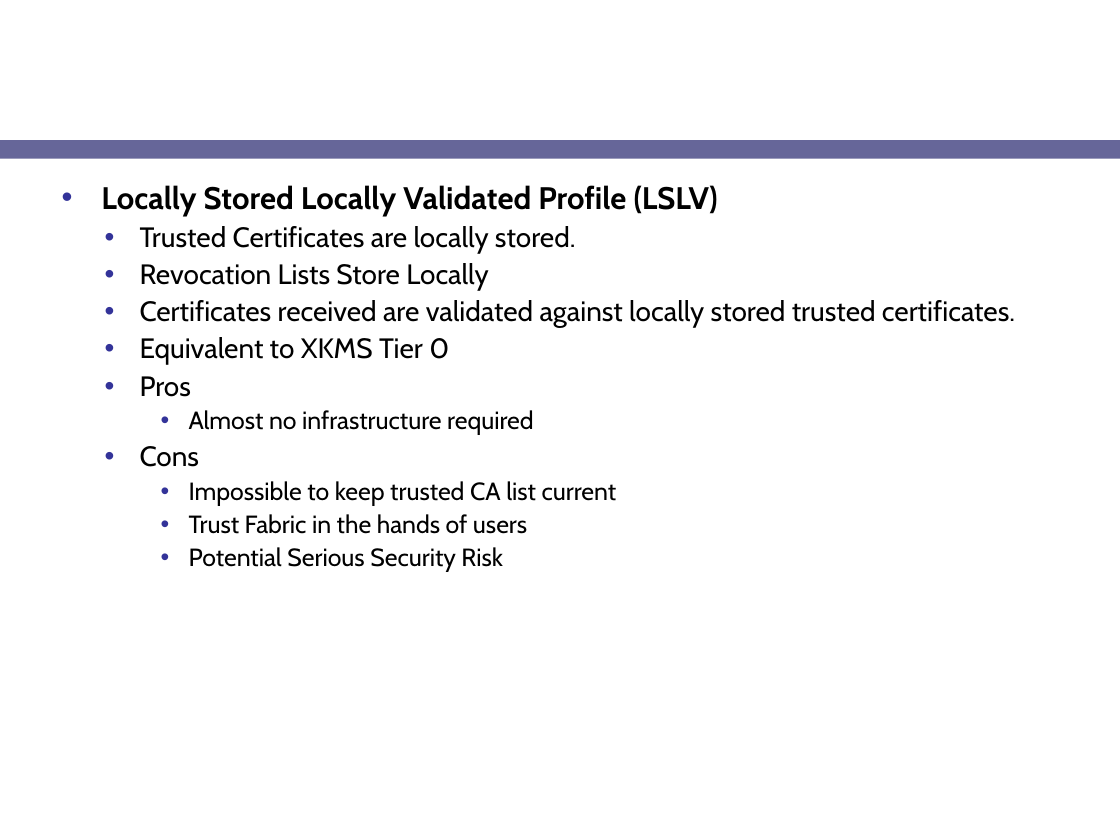
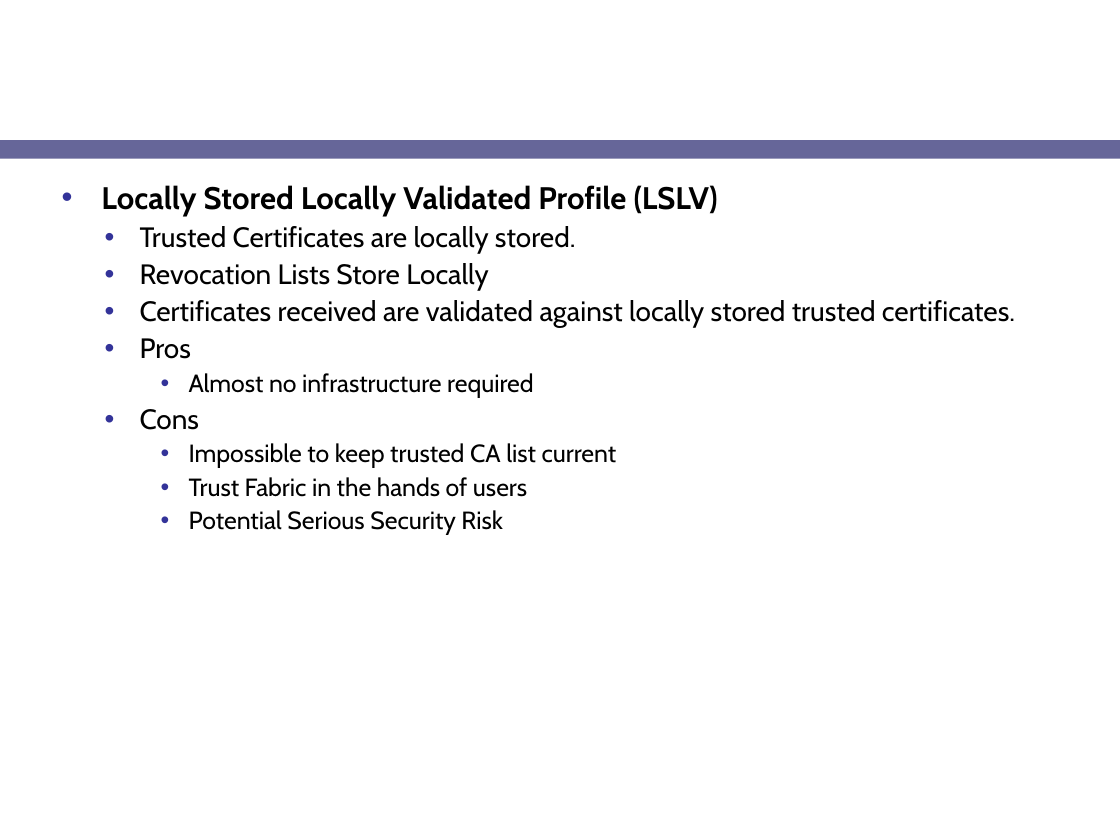
Before and after one commit to NCIP/cagrid-portal, a slide deck: slide 7 of cagrid-1-0/Documentation/presentations/security/gts/gts-pki-2007.ppt (slide 10 before the commit). Drawn at 1120x840 pixels with LibreOffice and Linux fonts; fonts in the diff are those of the drawing; background and template pictures are left out. Boxes give left, top, right and bottom in pixels: in the first picture for what was removed or moved away, otherwise in the second. Text is boxed around its words. In the diff, an @@ line names an element or a change of style, - is before the commit and + after.

```diff
--- a/cagrid-1-0/Documentation/presentations/security/gts/gts-pki-2007.ppt
+++ b/cagrid-1-0/Documentation/presentations/security/gts/gts-pki-2007.ppt
@@ text at (140,337,449,365): paragraph removed @@
-  • Equivalent to XKMS Tier 0
```
Also in this commit, not shown: 2 other slides changed, 3 slides removed, 2 other files.
